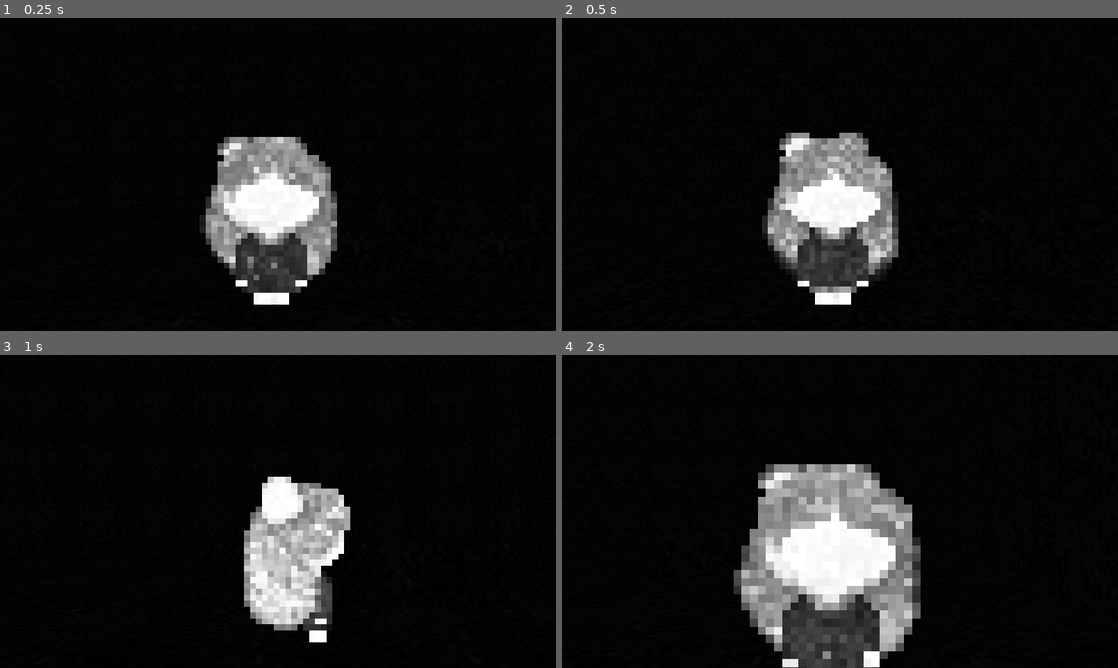
Above: before the commit, frames 1-4 (two rows, left to right).
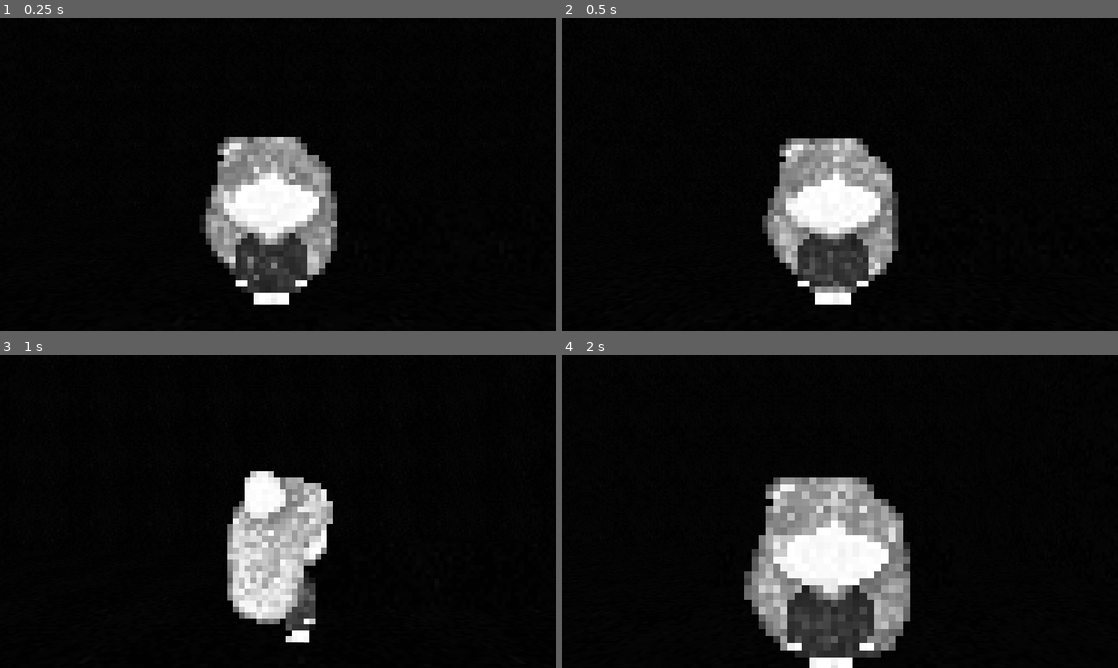
Above: after the commit, the same moments.

Repository: rybb13/LSDJAM-2023
Game: Godot game, scene res://Module/Scenes/Scene-1.tscn
Two runs of this game, one before a commit and one after it. Both use one fixed random seed, a clock stepped at 60 frames per second and the inputs below.
Inputs:
- Up to frame 1 (0.25 s): no input
- Up to frame 2 (0.5 s): no input
- Up to frame 3 (1 s): hold Right (Right) from 0.53 s (still down)
- Up to frame 4 (2 s): release Right (Right) at 1.28 s; hold Down (Down) from 1.28 s (still down)

Frame 1 is identical in both runs. In frame 2, 2.8% of the frame differs, in the area x 36-61%, y 36-88%; in frame 3, 6.9%; in frame 4, 9.8%, in the area x 30-65%, y 34-100%.

Commit message:
feat: add basic footstep audio

Diff:
--- a/Godot/Module/Modules/Player/Animations/SpriteFrames.tres
+++ b/Godot/Module/Modules/Player/Animations/SpriteFrames.tres
@@ -326,7 +326,7 @@
 }],
 "loop": true,
 "name": &"Default",
-"speed": 5.0
+"speed": 8.0
 }, {
 "frames": [{
 "duration": 1.0,
@@ -355,7 +355,7 @@
 }],
 "loop": true,
 "name": &"StandDown",
-"speed": 5.0
+"speed": 8.0
 }, {
 "frames": [{
 "duration": 1.0,
@@ -384,7 +384,7 @@
 }],
 "loop": true,
 "name": &"StandLeft",
-"speed": 5.0
+"speed": 8.0
 }, {
 "frames": [{
 "duration": 1.0,
@@ -413,7 +413,7 @@
 }],
 "loop": true,
 "name": &"StandRight",
-"speed": 5.0
+"speed": 8.0
 }, {
 "frames": [{
 "duration": 1.0,
@@ -442,7 +442,7 @@
 }],
 "loop": true,
 "name": &"StandUp",
-"speed": 5.0
+"speed": 8.0
 }, {
 "frames": [{
 "duration": 1.0,
@@ -471,7 +471,7 @@
 }],
 "loop": true,
 "name": &"WalkDown",
-"speed": 5.0
+"speed": 8.0
 }, {
 "frames": [{
 "duration": 1.0,
@@ -500,7 +500,7 @@
 }],
 "loop": true,
 "name": &"WalkLeft",
-"speed": 5.0
+"speed": 8.0
 }, {
 "frames": [{
 "duration": 1.0,
@@ -529,7 +529,7 @@
 }],
 "loop": true,
 "name": &"WalkRight",
-"speed": 5.0
+"speed": 8.0
 }, {
 "frames": [{
 "duration": 1.0,
@@ -558,5 +558,5 @@
 }],
 "loop": true,
 "name": &"WalkUp",
-"speed": 5.0
+"speed": 8.0
 }]
--- a/Godot/Module/Modules/Player/Scenes/Player.tscn
+++ b/Godot/Module/Modules/Player/Scenes/Player.tscn
@@ -1,9 +1,10 @@
-[gd_scene load_steps=5 format=3 uid="uid://cx3penl4n6k7m"]
+[gd_scene load_steps=6 format=3 uid="uid://cx3penl4n6k7m"]
 
 [ext_resource type="Script" path="res://Module/Modules/Player/Scripts/Player.gd" id="1_1x0dp"]
 [ext_resource type="SpriteFrames" uid="uid://dboreqab0yixl" path="res://Module/Modules/Player/Animations/SpriteFrames.tres" id="1_m0lfa"]
 [ext_resource type="Shape3D" uid="uid://bc2jaqy5l160t" path="res://Module/Modules/Player/Shapes/PlayerCollision.tres" id="1_uwttx"]
 [ext_resource type="Script" path="res://Module/Modules/Player/Scripts/PlayerCamera.gd" id="4_imxds"]
+[ext_resource type="AudioStream" uid="uid://dhxio011rx5m5" path="res://Module/Modules/Player/Sounds/Footstep-1.wav" id="5_ddbqo"]
 
 [node name="Player" type="Node3D"]
 
@@ -19,10 +20,16 @@
 pixel_size = 0.1
 texture_filter = 0
 sprite_frames = ExtResource("1_m0lfa")
-animation = &"Default"
-speed_scale = 2.0
+animation = &"WalkDown"
+speed_scale = 1.5
 
-[node name="Camera" type="Camera3D" parent="."]
+[node name="PlayerCamera" type="Camera3D" parent="."]
 transform = Transform3D(1, 0, 0, 0, 1, 0, 0, 0, 1, 0, 2.125, 5)
 fov = 54.0
 script = ExtResource("4_imxds")
+
+[node name="PlayerListener" type="AudioListener3D" parent="PlayerCamera"]
+
+[node name="PlayerFootstepAudio" type="AudioStreamPlayer3D" parent="."]
+transform = Transform3D(1, 0, 0, 0, 1, 0, 0, 0, 1, 0, 0.476522, 0.262933)
+stream = ExtResource("5_ddbqo")
--- a/Godot/Module/Modules/Player/Scripts/Player.gd
+++ b/Godot/Module/Modules/Player/Scripts/Player.gd
@@ -1,11 +1,12 @@
 extends CharacterBody3D
 
-@export var move_speed = 8.0
+@export var move_speed = 5.0
 @export var move_acceleration = 50.0
 @export var move_deceleration = 45.0
 @export var gravity_scale = 1.0
 
 @onready var anim_sprite = get_node("PlayerAnimSprite")
+@onready var footstep_audio = get_node("../PlayerFootstepAudio")
 
 var pressed_keys: Array
 var input = Vector2.ZERO
@@ -28,6 +29,7 @@
 	update_mode_direction()
 	update_input()
 	update_sprite()
+	check_anim_frame()
 
 func _physics_process(delta: float):
 	apply_gravity(gravity_scale, delta)
@@ -99,3 +101,9 @@
 
 func update_sprite():
 	anim_sprite.play(get_anim_name(mode, direction))
+
+func check_anim_frame():
+	var frame = anim_sprite.get_frame()
+
+	if mode == Mode.Walk and (frame == 1 or frame == 5):
+		footstep_audio.play()
Not shown, added: Godot/Module/Modules/Player/Sounds/Footstep-1.wav.import
Not shown, added: Godot/Module/Modules/Player/Sounds/Footstep-1.wav
